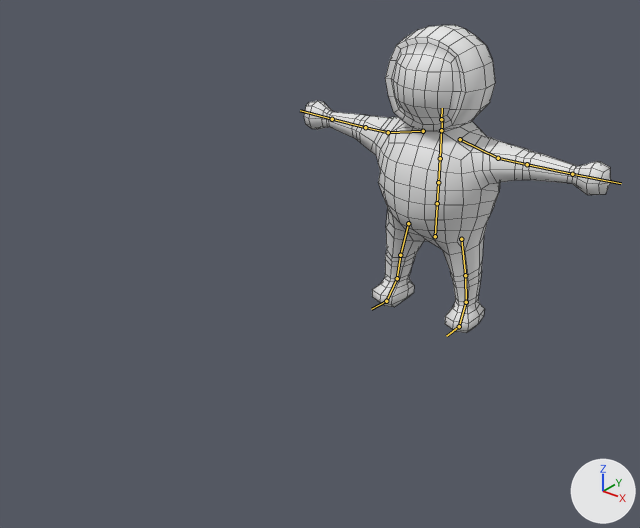
Renders of the FBX model Ragdoll-test/Assets/Models/Character/Character.fbx from each side of a commit.
Before and after are seen from a camera (50 mm lens) standing at (7.7, -12.93, 8.25) and looking at (0.29, -3.67, 2.51). The axes (+X, +Y, +Z) are drawn at lower right. The lights are the same throughout. The bones that bend it are drawn over the model as lines. Mesh edges are drawn as thin lines.

Names of what the first picture shows: 'Character_Mesh'.
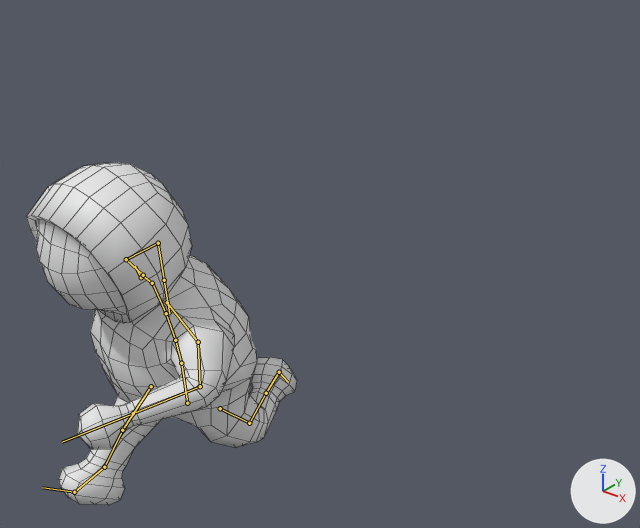
The newer file adds an action. The first version stands in its rest pose; the second is drawn at frame 14 of the action 'Armature|Run'.

Diff of the bpy script that builds the scene:
```diff
--- a/Ragdoll-test/Assets/Models/Character/Character.fbx.py
+++ b/Ragdoll-test/Assets/Models/Character/Character.fbx.py
@@ bone_hips @@
 bone_hips = bpy.data.objects['Armature'].pose.bones['Hips']
-bone_hips.location = (0.0, 0.0, 0.0)
-bone_hips.rotation_quaternion = (1.0, 0.0, 0.0, 0.0)  # degrees (0, 0, 0)
+bone_hips.location = (4.0, -25.0, 633.0)
+bone_hips.rotation_quaternion = (0.995, 0.033, 0.092, 0.003)  # degrees (4, 11, 1)
@@ bone_spine @@
 bone_spine = bpy.data.objects['Armature'].pose.bones['Spine']  # child of 'Hips'
-bone_spine.rotation_quaternion = (1.0, 0.0, 0.0, 0.0)  # degrees (0, 0, 0)
+bone_spine.rotation_quaternion = (0.978, 0.061, -0.2, -0.009)  # degrees (8, -23, -3)
@@ bone_spine1 @@
 bone_spine1 = bpy.data.objects['Armature'].pose.bones['Spine1']  # child of 'Spine'
-bone_spine1.rotation_quaternion = (1.0, 0.0, 0.0, 0.0)  # degrees (0, 0, 0)
+bone_spine1.rotation_quaternion = (0.999, 0.036, -0.03, 0.003)  # degrees (4, -3, 0)
@@ bone_spine2 @@
 bone_spine2 = bpy.data.objects['Armature'].pose.bones['Spine2']  # child of 'Spine1'
-bone_spine2.rotation_quaternion = (1.0, 0.0, 0.0, 0.0)  # degrees (0, 0, 0)
+bone_spine2.rotation_quaternion = (0.999, 0.036, -0.029, 0.0)  # degrees (4, -3, 0)
@@ bone_neck @@
 bone_neck = bpy.data.objects['Armature'].pose.bones['Neck']  # child of 'Spine2'
-bone_neck.rotation_quaternion = (1.0, 0.0, 0.0, 0.0)  # degrees (0, 0, 0)
+bone_neck.rotation_quaternion = (0.98, 0.188, 0.028, -0.052)  # degrees (22, 4, -5)
@@ bone_head @@
 bone_head = bpy.data.objects['Armature'].pose.bones['Head']  # child of 'Neck'
-bone_head.rotation_quaternion = (1.0, 0.0, 0.0, 0.0)  # degrees (0, 0, 0)
+bone_head.rotation_quaternion = (0.982, -0.161, 0.1, -0.014)  # degrees (-19, 11, -4)
@@ bone_leftshoulder @@
 bone_leftshoulder = bpy.data.objects['Armature'].pose.bones['LeftShoulder']  # child of 'Spine2'
-bone_leftshoulder.rotation_quaternion = (1.0, 0.0, 0.0, 0.0)  # degrees (0, 0, 0)
+bone_leftshoulder.rotation_quaternion = (0.999, -0.032, 0.0, -0.002)  # degrees (-4, 0, 0)
@@ bone_leftarm @@
 bone_leftarm = bpy.data.objects['Armature'].pose.bones['LeftArm']  # child of 'LeftShoulder'
-bone_leftarm.rotation_quaternion = (1.0, 0.0, 0.0, 0.0)  # degrees (0, 0, 0)
+bone_leftarm.rotation_quaternion = (0.901, 0.324, -0.132, 0.255)  # degrees (34, -24, 24)
@@ bone_leftforearm @@
 bone_leftforearm = bpy.data.objects['Armature'].pose.bones['LeftForeArm']  # child of 'LeftArm'
-bone_leftforearm.rotation_quaternion = (1.0, 0.0, 0.0, 0.0)  # degrees (0, 0, 0)
+bone_leftforearm.rotation_quaternion = (0.839, 0.007, -0.011, 0.544)  # degrees (0, -1, 66)
@@ bone_rightshoulder @@
 bone_rightshoulder = bpy.data.objects['Armature'].pose.bones['RightShoulder']  # child of 'Spine2'
-bone_rightshoulder.rotation_quaternion = (1.0, 0.0, 0.0, 0.0)  # degrees (0, 0, 0)
+bone_rightshoulder.rotation_quaternion = (1.0, 0.005, -0.005, 0.002)  # degrees (1, -1, 0)
@@ bone_rightarm @@
 bone_rightarm = bpy.data.objects['Armature'].pose.bones['RightArm']  # child of 'RightShoulder'
-bone_rightarm.rotation_quaternion = (1.0, 0.0, 0.0, 0.0)  # degrees (0, 0, 0)
+bone_rightarm.rotation_quaternion = (0.674, 0.413, -0.417, 0.449)  # degrees (30, -69, 46)
@@ bone_rightforearm @@
 bone_rightforearm = bpy.data.objects['Armature'].pose.bones['RightForeArm']  # child of 'RightArm'
-bone_rightforearm.rotation_quaternion = (1.0, 0.0, 0.0, 0.0)  # degrees (0, 0, 0)
+bone_rightforearm.rotation_quaternion = (0.761, 0.004, 0.012, -0.649)  # degrees (-1, 1, -81)
@@ bone_leftupleg @@
 bone_leftupleg = bpy.data.objects['Armature'].pose.bones['LeftUpLeg']  # child of 'Hips'
-bone_leftupleg.rotation_quaternion = (1.0, 0.0, 0.0, 0.0)  # degrees (0, 0, 0)
+bone_leftupleg.rotation_quaternion = (0.938, -0.345, 0.02, 0.008)  # degrees (-40, 3, 0)
@@ bone_leftleg @@
 bone_leftleg = bpy.data.objects['Armature'].pose.bones['LeftLeg']  # child of 'LeftUpLeg'
-bone_leftleg.rotation_quaternion = (1.0, 0.0, 0.0, 0.0)  # degrees (0, 0, 0)
+bone_leftleg.rotation_quaternion = (-0.826, 0.557, -0.073, 0.041)  # degrees (-68, 4, -9)
@@ bone_leftfoot @@
 bone_leftfoot = bpy.data.objects['Armature'].pose.bones['LeftFoot']  # child of 'LeftLeg'
-bone_leftfoot.rotation_quaternion = (1.0, 0.0, 0.0, 0.0)  # degrees (0, 0, 0)
+bone_leftfoot.rotation_quaternion = (0.984, -0.173, -0.001, -0.036)  # degrees (-20, -1, -4)
@@ bone_rightupleg @@
 bone_rightupleg = bpy.data.objects['Armature'].pose.bones['RightUpLeg']  # child of 'Hips'
-bone_rightupleg.rotation_quaternion = (1.0, 0.0, 0.0, 0.0)  # degrees (0, 0, 0)
+bone_rightupleg.rotation_quaternion = (0.858, 0.512, 0.022, 0.022)  # degrees (62, 1, 3)
@@ bone_rightleg @@
 bone_rightleg = bpy.data.objects['Armature'].pose.bones['RightLeg']  # child of 'RightUpLeg'
-bone_rightleg.rotation_quaternion = (1.0, 0.0, 0.0, 0.0)  # degrees (0, 0, 0)
+bone_rightleg.rotation_quaternion = (0.996, -0.051, 0.069, -0.005)  # degrees (-6, 8, -1)
@@ bone_rightfoot @@
 bone_rightfoot = bpy.data.objects['Armature'].pose.bones['RightFoot']  # child of 'RightLeg'
-bone_rightfoot.rotation_quaternion = (1.0, 0.0, 0.0, 0.0)  # degrees (0, 0, 0)
+bone_rightfoot.rotation_quaternion = (0.969, -0.17, 0.018, -0.179)  # degrees (-20, -1, -21)
```

Pixel boxes [x1, y1, x2, y2] of what changed, in the pictures (640 x 528 px):
'Character_Mesh', posed (12% narrower, 11% taller)
    before: [304, 25, 611, 333]
    after: [26, 163, 297, 505]
bone 'Hips', root to tip
    before: (435, 236) to (437, 206)
    after: (187, 403) to (182, 366)
bone 'Spine', root to tip
    before: (437, 203) to (438, 182)
    after: (181, 363) to (175, 340)
bone 'Spine1', root to tip
    before: (438, 182) to (440, 158)
    after: (175, 340) to (166, 313)
bone 'Spine2', root to tip
    before: (440, 158) to (441, 128)
    after: (166, 313) to (151, 281)
bone 'Neck', root to tip
    before: (441, 130) to (442, 119)
    after: (152, 283) to (142, 275)
bone 'Head', root to tip
    before: (441, 119) to (442, 108)
    after: (141, 277) to (135, 266)
bone 'LeftShoulder', root to tip
    before: (460, 139) to (498, 158)
    after: (167, 302) to (198, 342)
bone 'LeftArm', root to tip
    before: (498, 158) to (527, 164)
    after: (198, 342) to (200, 386)
bone 'LeftForeArm', root to tip
    before: (527, 164) to (572, 174)
    after: (200, 386) to (133, 413)
bone 'RightShoulder', root to tip
    before: (423, 131) to (388, 132)
    after: (143, 275) to (126, 259)
bone 'RightArm', root to tip
    before: (388, 132) to (365, 127)
    after: (126, 259) to (158, 243)
bone 'RightForeArm', root to tip
    before: (365, 127) to (332, 119)
    after: (158, 243) to (164, 280)
bone 'LeftUpLeg', root to tip
    before: (461, 239) to (465, 275)
    after: (220, 408) to (249, 423)
bone 'LeftLeg', root to tip
    before: (465, 275) to (466, 302)
    after: (249, 423) to (266, 393)
bone 'LeftFoot', root to tip
    before: (466, 302) to (459, 326)
    after: (266, 393) to (279, 372)
bone 'RightUpLeg', root to tip
    before: (408, 223) to (400, 255)
    after: (151, 386) to (122, 430)
bone 'RightLeg', root to tip
    before: (400, 255) to (397, 278)
    after: (122, 430) to (104, 467)
bone 'RightFoot', root to tip
    before: (397, 278) to (386, 301)
    after: (104, 467) to (74, 492)
